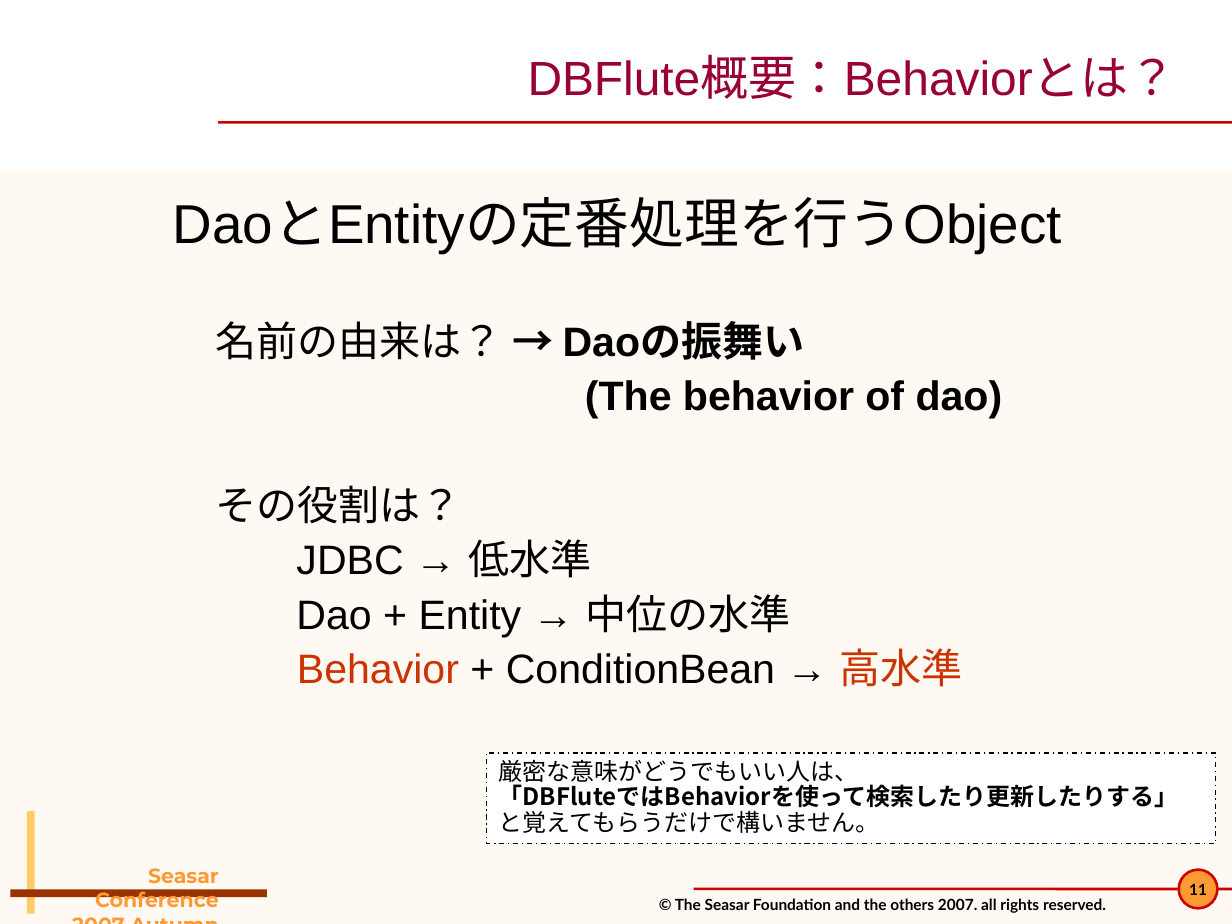
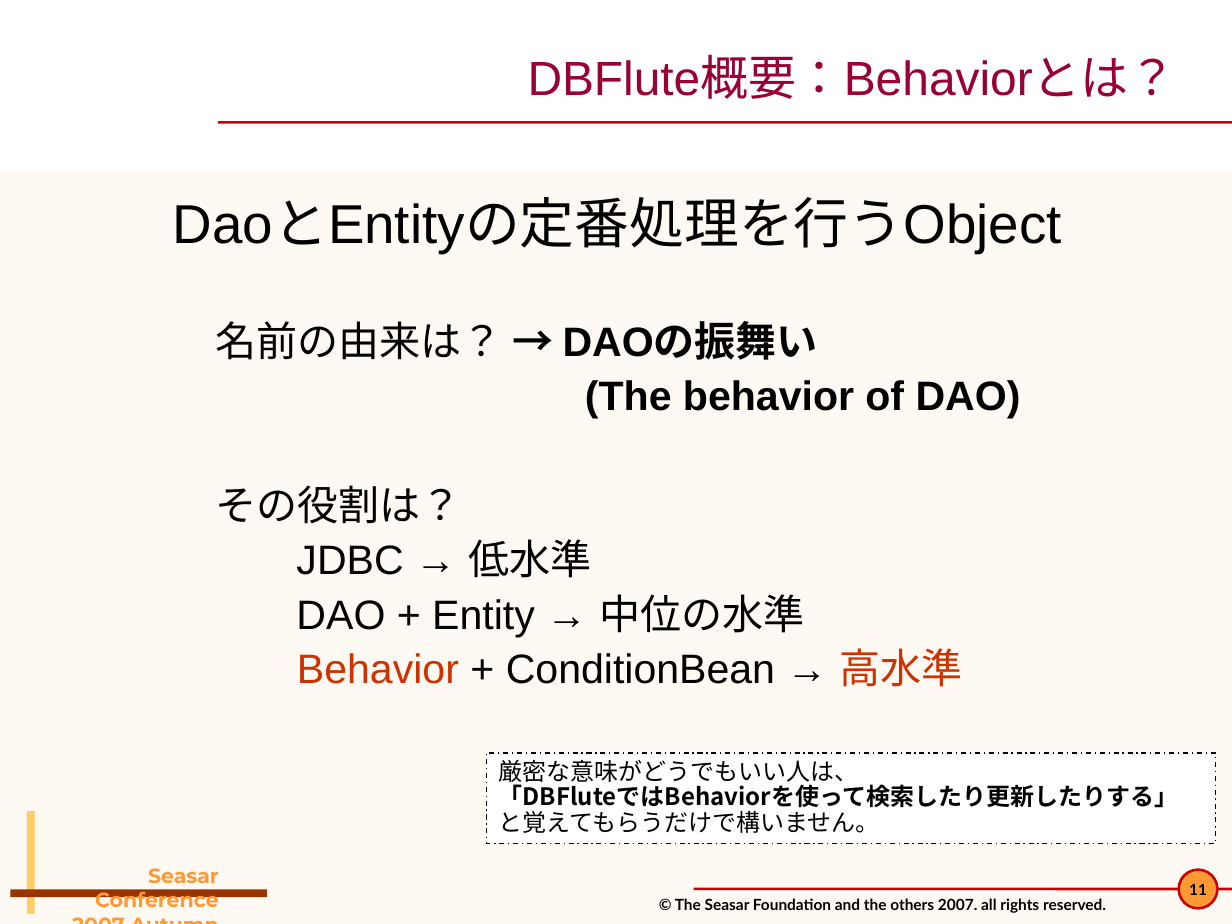
Before and after one commit to seasarorg/dbflute, a slide deck: slide 11 of dbflute/etc/doc/pres/sc2007a_2-DBFlute.ppt. Drawn at 1232x924 pixels with LibreOffice and Linux fonts; fonts in the diff are those of the drawing; background and template pictures are left out. Boxes give left, top, right and bottom in pixels: in the first picture for what was removed or moved away, otherwise in the second. Text is boxed around its words. In the diff, an @@ line names an element or a change of style, - is before the commit and + after.

```diff
--- a/dbflute/etc/doc/pres/sc2007a_2-DBFlute.ppt
+++ b/dbflute/etc/doc/pres/sc2007a_2-DBFlute.ppt
@@ text at (215, 321, 1021, 419): text changed @@
-名前の由来は？ → Daoの振舞い
-(The behavior of dao)
+名前の由来は？ → DAOの振舞い
+(The behavior of DAO)
@@ text at (296, 594, 804, 637): text changed @@
-Dao + Entity → 中位の水準
+DAO + Entity → 中位の水準
```
Also in this commit, not shown: 60 other slides changed.
